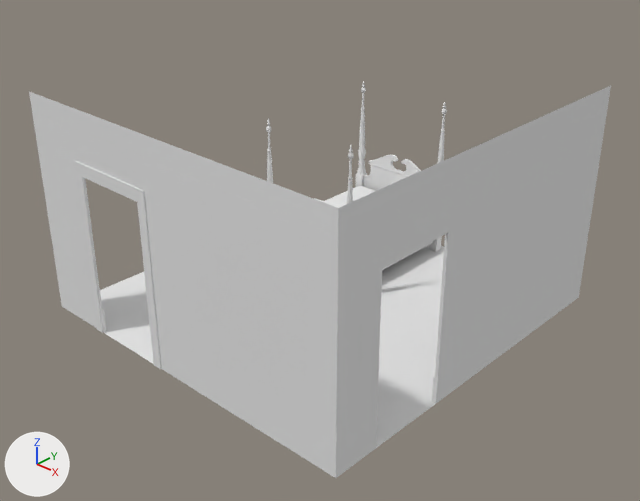
The Blender file Assets/models/bedroom02/bedroom02.blend as it was, and as the next commit left it.
Both versions are drawn from a camera (50 mm lens) standing at (21.4, -23.1, 18.4) and looking at (0.5, -0.7, 2.8). The lights are fixed; the arrows at lower left show +X, +Y and +Z.

The first picture shows 'doorway', 'doorway.001', 'floor', 'top_trim.000', 'top_trim.003', 'wall_e', 'wall_s'.
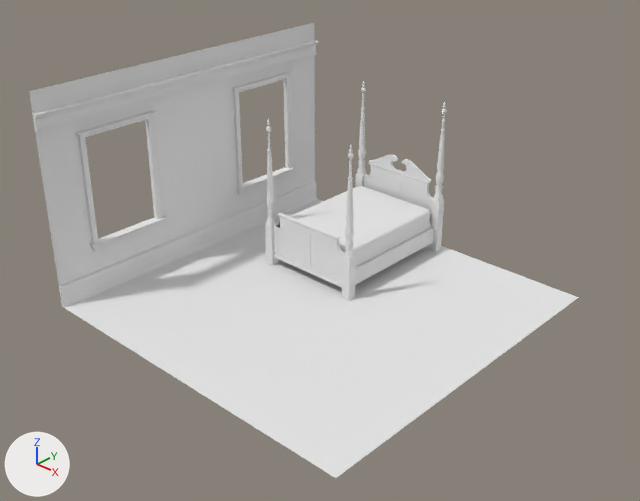
Where the newer file only moved an object's origin or applied its transform, the numbers keep the older frame.

What differs and where, as boxes [x1, y1, x2, y2] in the pictures (640 x 501 px):
'wall_s', hidden: before [29, 91, 339, 478]
'wall_e', hidden: before [336, 86, 611, 478]
'wall_w', shown: after [29, 23, 315, 298]
'top_trim.000', hidden: before [32, 113, 338, 259]
'floor_board.000', shown: after [59, 182, 317, 308]
'top_trim.003', hidden: before [338, 107, 608, 259]
'top_trim.005', shown: after [32, 40, 319, 132]
'doorway.001', hidden: before [74, 161, 161, 369]
'window_frame.001', shown: after [75, 111, 167, 252]
'window_frame', shown: after [231, 71, 296, 195]
'doorway', hidden: before [375, 232, 449, 449]
'floor', unchanged, uncovered by the edit: before [100, 198, 444, 448]; after [65, 199, 579, 478]
'mattress.001', unchanged, uncovered by the edit: before [326, 188, 373, 208]; after [293, 188, 422, 244]
'Cube.006', unchanged, uncovered by the edit: after [273, 217, 343, 284]
'mattress', unchanged, uncovered by the edit: before [323, 186, 375, 203]; after [290, 186, 430, 260]

The change, as a diff of the scene's bpy script:
```diff
--- a/Assets/models/bedroom02/bedroom02.blend.py
+++ b/Assets/models/bedroom02/bedroom02.blend.py
@@ ob_window_frame_001 @@
 ob_window_frame_001.location = (-7.5, -4.0, 4.5)
-ob_window_frame_001.scale = (0.25, 1.75, 2.5)
-ob_window_frame_001.hide_set(True)  # its collection is switched off
+ob_window_frame_001.scale = (0.118, 1.75, 2.5)
@@ ob_window_frame @@
 ob_window_frame.location = (-7.5, 4.0, 4.5)
-ob_window_frame.scale = (0.25, 1.75, 2.5)
-ob_window_frame.hide_set(True)  # its collection is switched off
+ob_window_frame.scale = (0.118, 1.75, 2.5)
@@ ob_wall_w @@
 ob_wall_w.scale = (7.5, 4.5, 1.0)
-ob_wall_w.hide_set(True)  # its collection is switched off
@@ ob_floor_board_000 @@
 ob_floor_board_000.scale = (7.5, 0.05, 0.4)
-ob_floor_board_000.hide_set(True)  # its collection is switched off
@@ ob_top_trim_005 @@
 ob_top_trim_005.scale = (0.288, 0.868, 1.02)
-ob_top_trim_005.hide_set(True)  # its collection is switched off
@@ ob_wall_e @@
 ob_wall_e.scale = (7.5, 4.5, 1.0)
+ob_wall_e.hide_set(True)  # its collection is switched off
@@ ob_top_trim_003 @@
 ob_top_trim_003.scale = (0.288, 0.868, 1.02)
+ob_top_trim_003.hide_set(True)  # its collection is switched off
@@ ob_wall_s @@
 ob_wall_s.scale = (7.5, 4.5, 1.0)
+ob_wall_s.hide_set(True)  # its collection is switched off
@@ ob_top_trim_000 @@
 ob_top_trim_000.scale = (0.288, 0.868, 1.02)
+ob_top_trim_000.hide_set(True)  # its collection is switched off
@@ ob_doorway_001 @@
 ob_doorway_001.scale = (0.0579, 2.0, 3.5)
+ob_doorway_001.hide_set(True)  # its collection is switched off
@@ ob_doorway @@
 ob_doorway.scale = (0.0579, 2.0, 3.5)
+ob_doorway.hide_set(True)  # its collection is switched off
```
